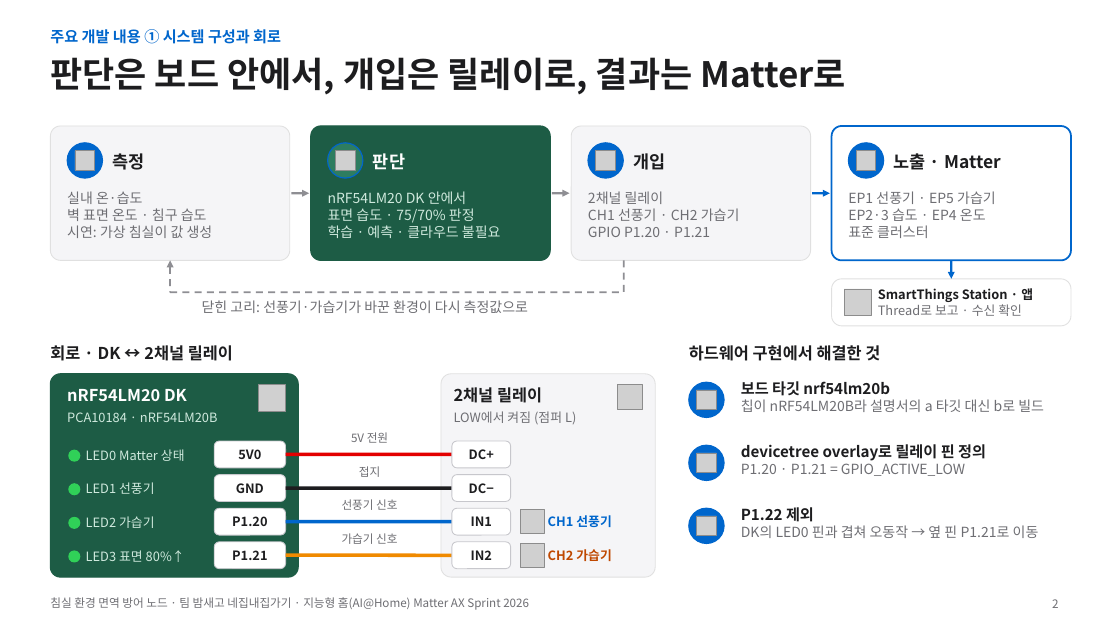
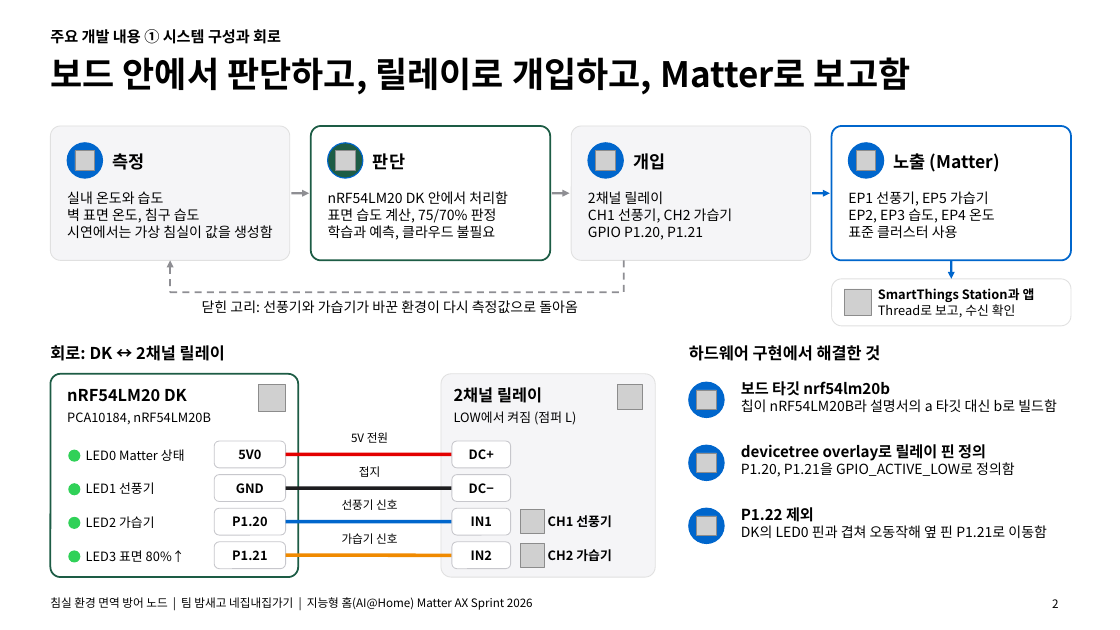
Before and after one commit to 55wind/matter-iot, a slide deck: slide 2 of docs/발표자료_침실노드.pptx. Drawn at 1120x630 pixels with LibreOffice and Linux fonts; fonts in the diff are those of the drawing; grey boxes stand for pictures. Boxes give left, top, right and bottom in pixels: in the first picture for what was removed or moved away, otherwise in the second. Text is boxed around its words. In the diff, an @@ line names an element or a change of style, - is before the commit and + after.

```diff
--- a/docs/발표자료_침실노드.pptx
+++ b/docs/발표자료_침실노드.pptx
@@ text "주요 개발 내용 ① 시스템 ..." at bbox=[50, 29, 281, 44]: text colour #0066CC to #000000 @@
@@ title at bbox=[50, 57, 911, 95]: text changed; text colour #1D1D1F to #000000 @@
-판단은 보드 안에서, 개입은 릴레이로, 결과는 Matter로
+보드 안에서 판단하고, 릴레이로 개입하고, Matter로 보고함
@@ rounded rectangle at bbox=[311, 126, 550, 260]: fill #1D5C45 to #FFFFFF; outline #1D5C45 1 pt to #1D5C45 1.5 pt @@
@@ ellipse at bbox=[328, 143, 363, 178]: fill #2E7D60 to #1D5C45 @@
@@ text "판단" at bbox=[373, 153, 405, 170]: text colour #FFFFFF to #000000 @@
@@ text at bbox=[894, 153, 1000, 172]: text changed; text colour #1D1D1F to #000000 @@
-노출 · Matter
+노출 (Matter)
@@ text at bbox=[67, 191, 273, 238]: text changed; text colour #6E6E73 to #000000 @@
-실내 온·습도
-벽 표면 온도 · 침구 습도
-시연: 가상 침실이 값 생성
+실내 온도와 습도
+벽 표면 온도, 침구 습도
+시연에서는 가상 침실이 값을 생성함
@@ text at bbox=[328, 191, 508, 240]: text changed; text colour #CFE9DD to #000000 @@
-nRF54LM20 DK 안에서
-표면 습도 · 75/70% 판정
-학습 · 예측 · 클라우드 불필요
+nRF54LM20 DK 안에서 처리함
+표면 습도 계산, 75/70% 판정
+학습과 예측, 클라우드 불필요
@@ text at bbox=[588, 208, 733, 240]: text changed; text colour #6E6E73 to #000000 @@
-CH1 선풍기 · CH2 가습기
-GPIO P1.20 · P1.21
+CH1 선풍기, CH2 가습기
+GPIO P1.20, P1.21
@@ text at bbox=[588, 191, 664, 204]: text colour #6E6E73 to #000000 in "2채널 릴레이" @@
@@ text at bbox=[848, 191, 995, 238]: text changed; text colour #6E6E73 to #000000 @@
-EP1 선풍기 · EP5 가습기
-EP2·3 습도 · EP4 온도
-표준 클러스터
+EP1 선풍기, EP5 가습기
+EP2, EP3 습도, EP4 온도
+표준 클러스터 사용
@@ text at bbox=[878, 288, 1035, 317]: text changed; text colour #1D1D1F to #000000 @@
-SmartThings Station · 앱
-Thread로 보고 · 수신 확인
+SmartThings Station과 앱
+Thread로 보고, 수신 확인
@@ text at bbox=[202, 300, 578, 313]: text changed; text colour #6E6E73 to #000000 @@
-닫힌 고리: 선풍기·가습기가 바꾼 환경이 다시 측정값으로
+닫힌 고리: 선풍기와 가습기가 바꾼 환경이 다시 측정값으로 돌아옴
@@ text at bbox=[50, 345, 225, 361]: text changed; text colour #1D1D1F to #000000 @@
-회로 · DK ↔ 2채널 릴레이
+회로: DK ↔ 2채널 릴레이
@@ text colour #1D1D1F to #000000 in 12 elements at bbox=[113, 153, 145, 170], bbox=[633, 153, 665, 170], bbox=[454, 387, 542, 403], bbox=[238, 449, 261, 459], bbox=[469, 449, 494, 459], bbox=[236, 483, 264, 493], bbox=[469, 483, 494, 493], bbox=[232, 516, 267, 526], bbox=[471, 516, 492, 526], bbox=[232, 550, 267, 560], bbox=[471, 550, 492, 560], bbox=[689, 345, 880, 361] @@
@@ rounded rectangle at bbox=[50, 374, 298, 577]: fill #1D5C45 to #FFFFFF; outline #1D5C45 1 pt to #1D5C45 1.5 pt @@
@@ text "nRF54LM20 DK" at bbox=[67, 389, 187, 401]: text colour #FFFFFF to #000000 @@
@@ text at bbox=[741, 381, 890, 396]: text colour #1D1D1F to #000000 in "보드 타깃 nrf54lm20b" @@
@@ text at bbox=[67, 412, 210, 424]: text changed; text colour #CFE9DD to #000000 @@
-PCA10184 · nRF54LM20B
+PCA10184, nRF54LM20B
@@ text at bbox=[741, 399, 1057, 412]: text changed; text colour #6E6E73 to #000000 @@
-칩이 nRF54LM20B라 설명서의 a 타깃 대신 b로 빌드
+칩이 nRF54LM20B라 설명서의 a 타깃 대신 b로 빌드함
@@ text at bbox=[741, 444, 986, 461]: text colour #1D1D1F to #000000 in "devicetree overlay로 릴레이 핀 정의" @@
@@ text at bbox=[741, 460, 1015, 477]: text changed; text colour #6E6E73 to #000000 @@
-P1.20 · P1.21 = GPIO_ACTIVE_LOW
+P1.20, P1.21을 GPIO_ACTIVE_LOW로 정의함
@@ text "CH1 선풍기" at bbox=[548, 515, 611, 527]: text colour #0066CC to #000000 @@
@@ text at bbox=[741, 507, 814, 522]: text colour #1D1D1F to #000000 in "P1.22 제외" @@
@@ text at bbox=[741, 525, 1047, 538]: text changed; text colour #6E6E73 to #000000 @@
-DK의 LED0 핀과 겹쳐 오동작 → 옆 핀 P1.21로 이동
+DK의 LED0 핀과 겹쳐 오동작해 옆 핀 P1.21로 이동함
@@ text colour #CFE9DD to #000000 in 4 elements at bbox=[86, 449, 185, 461], bbox=[86, 482, 154, 494], bbox=[86, 516, 154, 528], bbox=[86, 550, 185, 562] @@
@@ text "CH2 가습기" at bbox=[548, 549, 611, 561]: text colour #BF4800 to #000000 @@
@@ text at bbox=[50, 597, 533, 610]: text changed; text colour #6E6E73 to #000000 @@
-침실 환경 면역 방어 노드 · 팀 밤새고 네집내집가기 · 지능형 홈(AI@Home) Matter AX Sprint 2026
+침실 환경 면역 방어 노드 | 팀 밤새고 네집내집가기 | 지능형 홈(AI@Home) Matter AX Sprint 2026
@@ text colour #6E6E73 to #000000 in 6 elements at bbox=[454, 411, 576, 425], bbox=[351, 432, 388, 443], bbox=[359, 466, 380, 477], bbox=[342, 499, 397, 510], bbox=[342, 533, 397, 544], bbox=[1052, 599, 1058, 608] @@
```
Also in this commit, not shown: 4 other slides changed, 6 other files.
